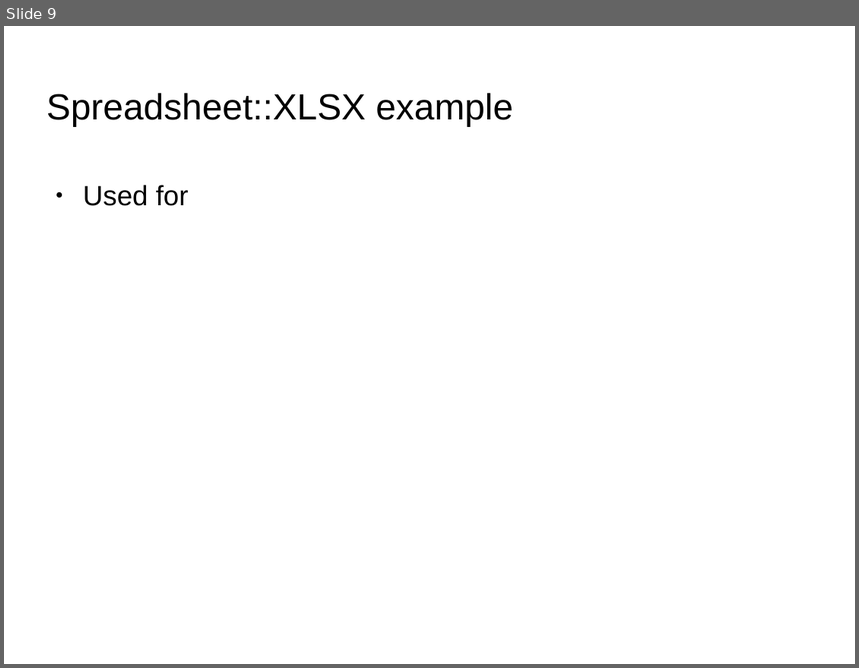
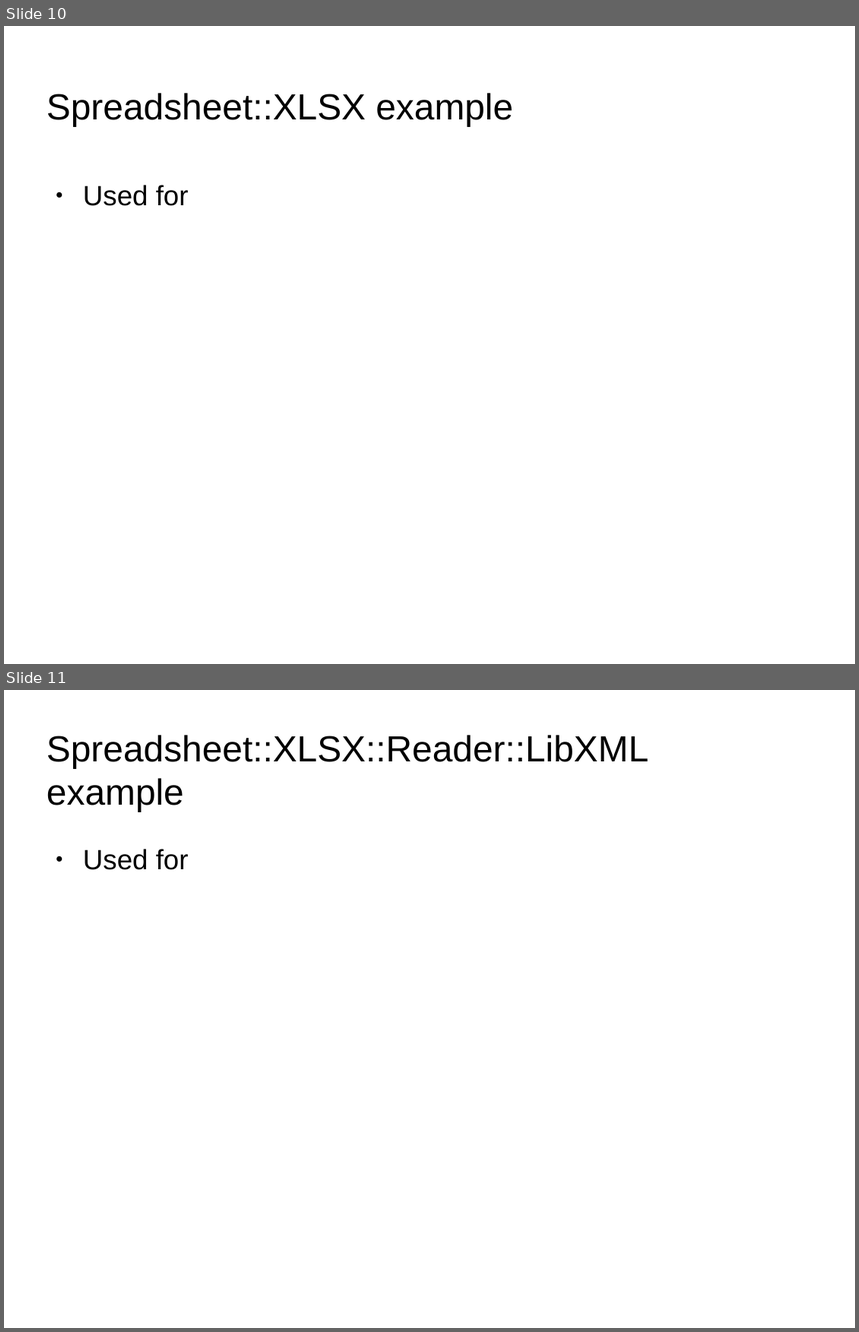
Before and after one commit to jandrew/Spreadsheet-XLSX-Reader-LibXML, a slide deck: SVPerlTalk.odp. Shown one above the other, each under a label of ours: slide 9 before the commit, slides 10 and 11 after it. The pictures are 859x668 and 859x1332 pixels, drawn with LibreOffice and Linux fonts; fonts in the diff are those of the drawing; background and template pictures are left out. Boxes give left, top, right and bottom in pixels: in the first picture for what was removed or moved away, otherwise in the second. Text is boxed around its words. In the diff, an @@ line names an element or a change of style, - is before the commit and + after.

```diff
--- a/SVPerlTalk.odp
+++ b/SVPerlTalk.odp
@@ slide 11 added at (4,690,855,1328), background picture (left out) @@
@@ title added at (47,735,648,812), 33.9 pt, text #000000 @@
+Spreadsheet::XLSX::Reader::LibXML example
@@ text added at (83,849,189,870), 26 pt, text #000000 @@
+● Used for
@@ what was slide 9 is now slide 10 @@
```
Also in this commit, not shown: 3 slides changed, 6 other slides added, 28 other files.
